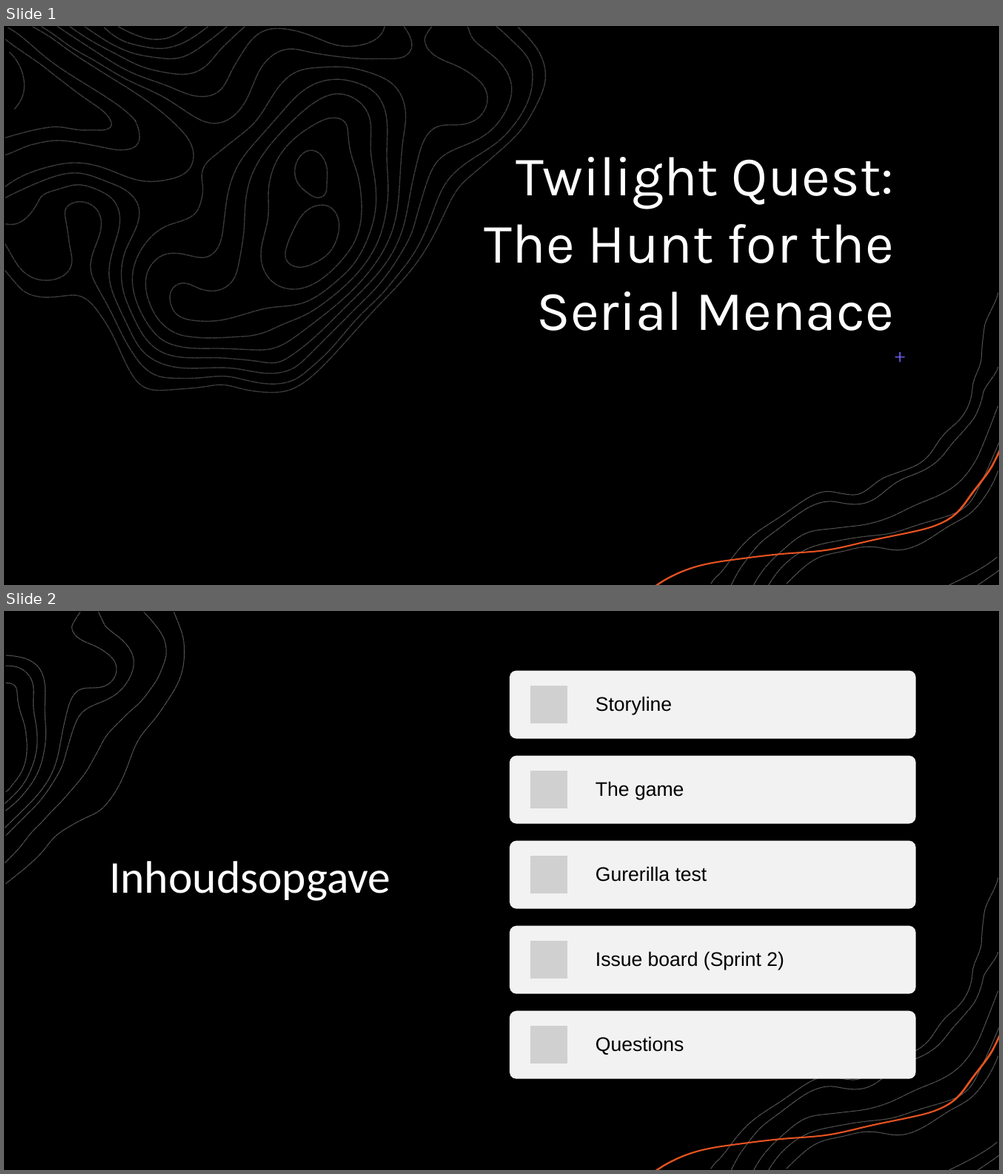
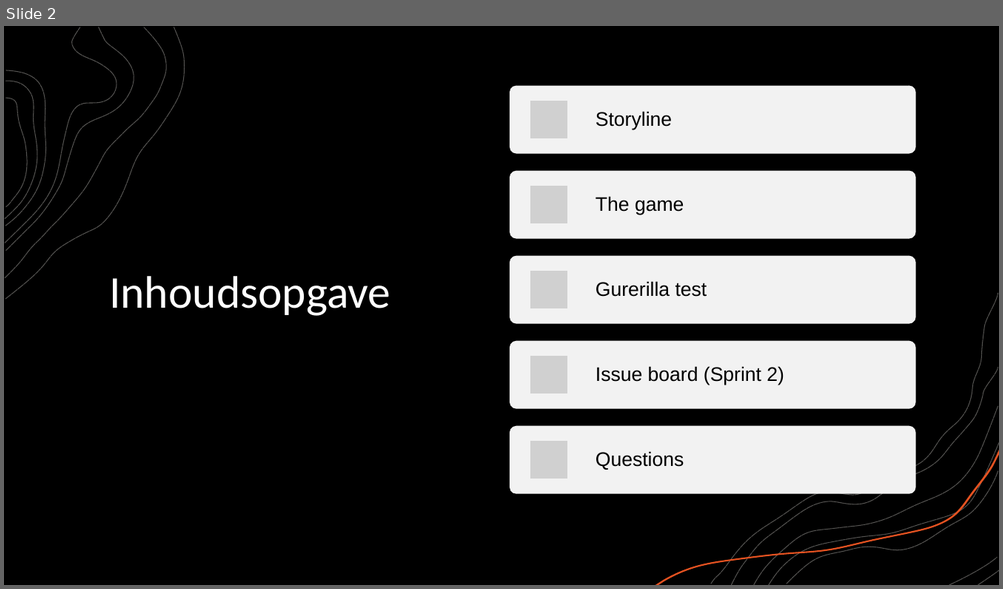
Before and after one commit to guruITA/lucastars-escape-room-game, a slide deck: docs/Product/Sprint 2/Gurpreet Singh/Twilight Quest.odp. Shown one above the other, each under a label of ours: slides 1 and 2 before the commit, slide 2 after it. The pictures are 1003x1174 and 1003x589 pixels, drawn with LibreOffice and Linux fonts; fonts in the diff are those of the drawing; grey boxes stand for pictures; background and template pictures are left out; a plain dark background stands for a picture behind light text. Boxes give left, top, right and bottom in pixels: in the first picture for what was removed or moved away, otherwise in the second. Text is boxed around its words. In the diff, an @@ line names an element or a change of style, - is before the commit and + after.

```diff
--- a/docs/Product/Sprint 2/Gurpreet Singh/Twilight Quest.odp
+++ b/docs/Product/Sprint 2/Gurpreet Singh/Twilight Quest.odp
@@ slide 1 removed at <box>4,26,999,585</box>, background picture (left out); not listed: 18 template elements that a slide beside it also shows @@
@@ freeform shape removed at <box>4,26,999,585</box> @@
@@ freeform shape removed at <box>4,26,999,585</box> @@
@@ freeform shape removed at <box>4,26,999,585</box> @@
@@ group removed at <box>5,27,546,393</box>: 21 freeform shapes @@
@@ title removed at <box>484,157,893,331</box> @@
-Twilight Quest: The Hunt for the Serial Menace
@@ line removed from (895, 358) to (905, 358) @@
@@ line removed from (900, 353) to (900, 363) @@
@@ group removed at <box>655,293,999,585</box>: 8 freeform shapes @@
```
Also in this commit, not shown: 1 slide changed, 1 slide added, 6 other files.
